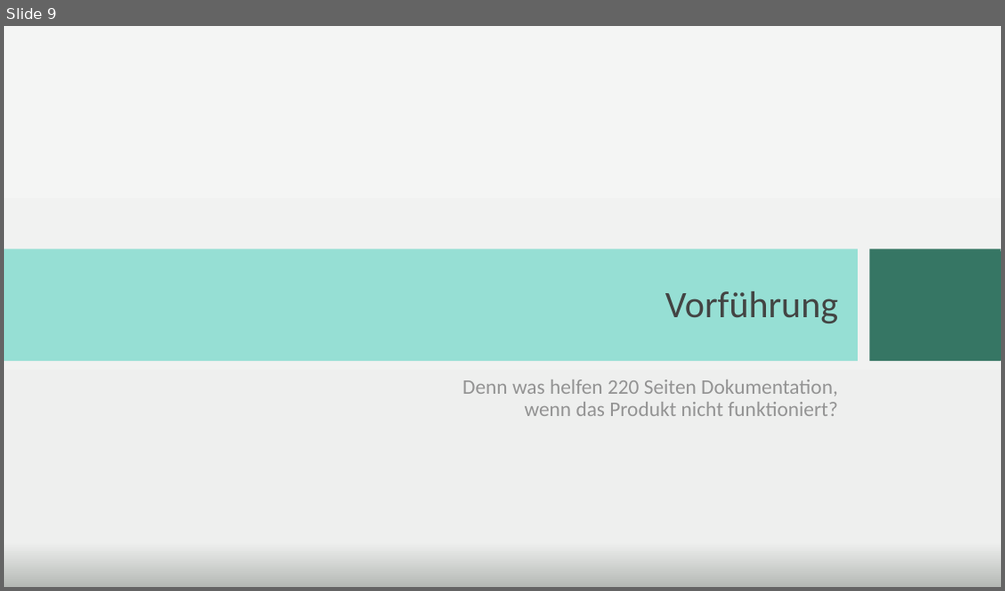
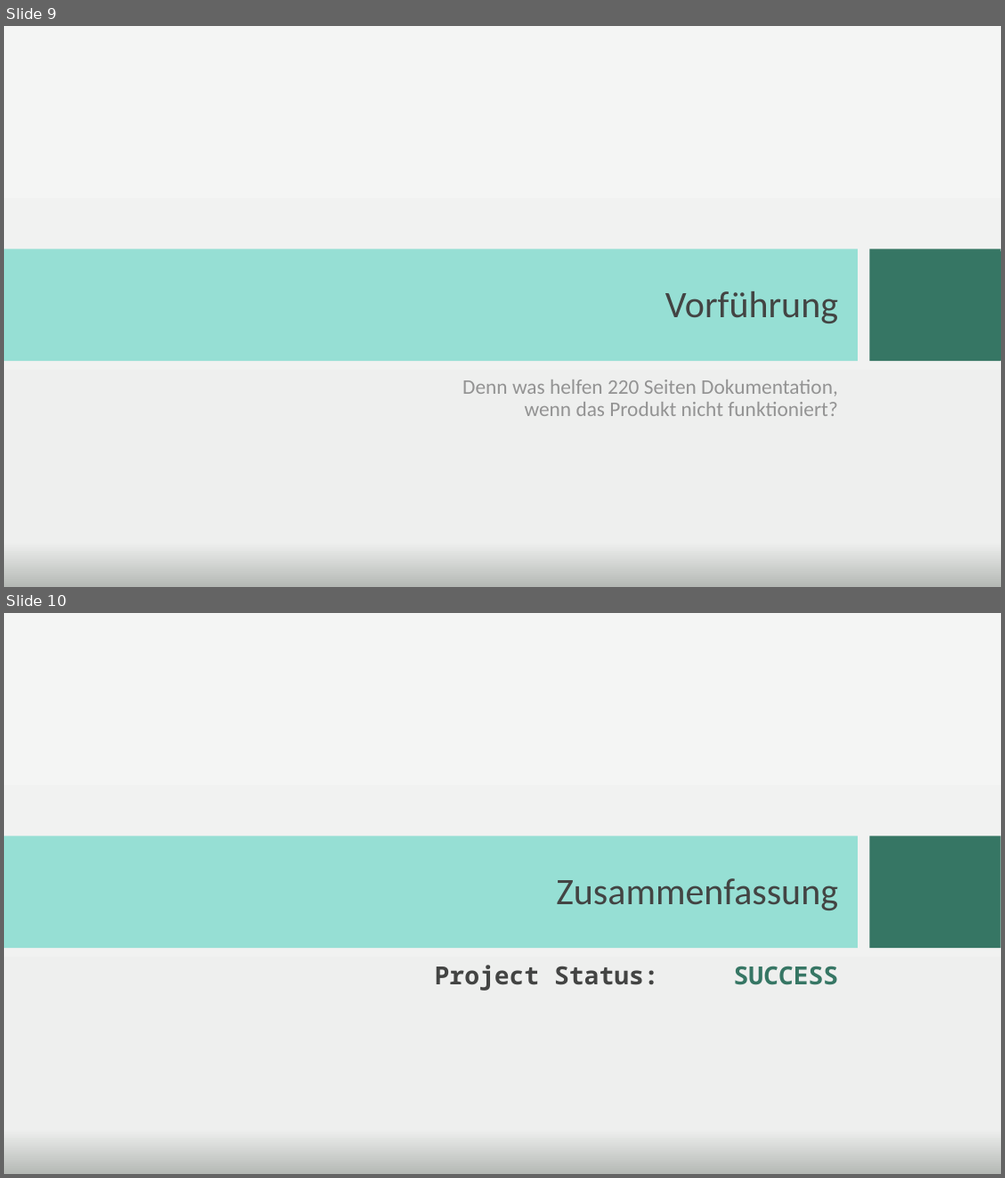
Before and after one commit to PSE-WS1617-IPD-Workflow/PSE_WS1617_IPD_Boehm_Studienplan, a slide deck: Abschlusspräsentation/Praesentation_newdesign.pptx. Shown one above the other, each under a label of ours: slide 9 before the commit, slides 9 and 10 after it. The pictures are 1005x591 and 1005x1178 pixels, drawn with LibreOffice and Linux fonts; fonts in the diff are those of the drawing; background and template pictures are left out. Boxes give left, top, right and bottom in pixels: in the first picture for what was removed or moved away, otherwise in the second. Text is boxed around its words. In the diff, an @@ line names an element or a change of style, - is before the commit and + after.

```diff
--- a/Abschlusspräsentation/Praesentation_newdesign.pptx
+++ b/Abschlusspräsentation/Praesentation_newdesign.pptx
@@ slide 10 added at [4,613,1001,1174], background picture (left out); not listed: 2 template elements that a slide beside it also shows @@
@@ title added at [556,878,838,910], 36 pt, text #434443 @@
+Zusammenfassung
@@ text added at [435,965,839,990], 24 pt, text #434443, bold @@
+Project Status: SUCCESS
```
Also in this commit, not shown: 1 slide changed, 1 slide removed.
